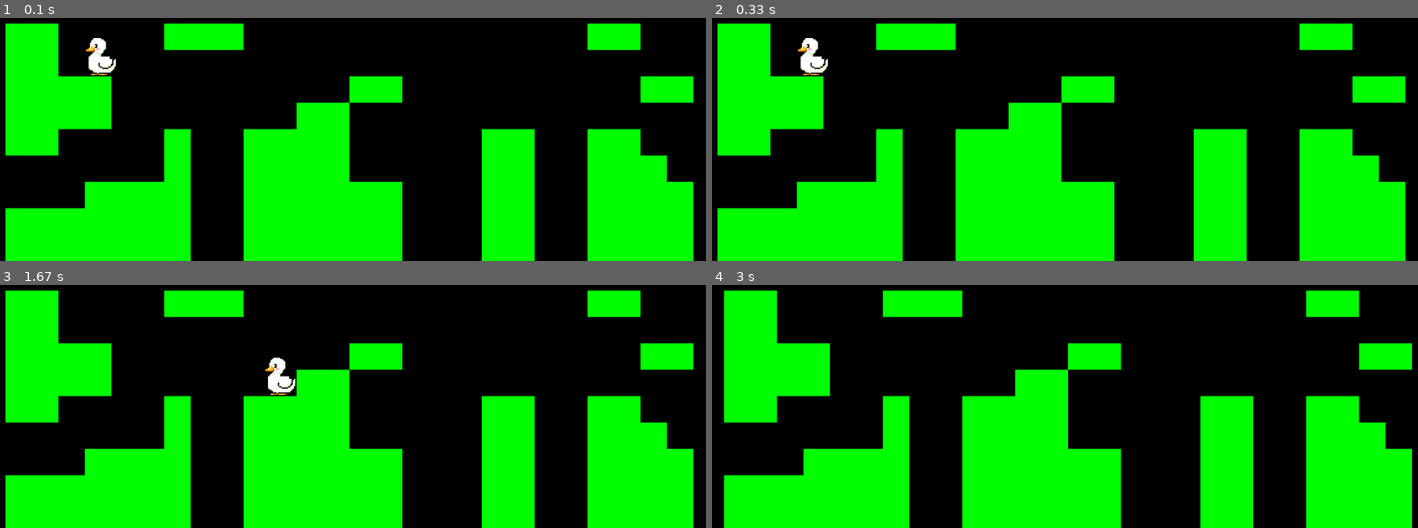
Above: before the commit, frames 1-4 (two rows, left to right).
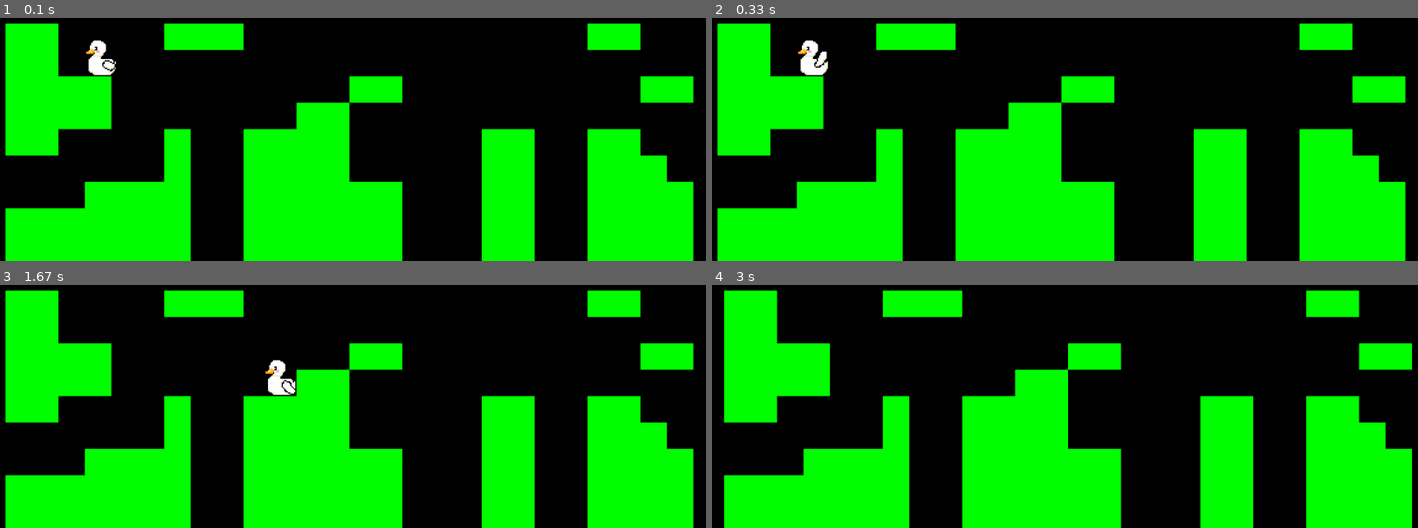
Above: after the commit, the same moments.

Repository: pinterroniaron/Pygame_minta
Game: pygame game, started from main.py
Two runs of this game, one before a commit and one after it. Both use one fixed random seed, a clock stepped at 60 frames per second and the inputs below.
Inputs:
- Up to frame 1 (0.1 s): no input
- Up to frame 2 (0.33 s): no input
- Up to frame 3 (1.67 s): hold Right 0.33-0.8 s; hold Up 0.83-1.13 s; hold Right 1.17-1.63 s
- Up to frame 4 (3 s): hold Left 1.67-2.2 s; hold Left 2.23-2.63 s

The runs differ from the first frame. In frame 1, 0.3% of the frame differs, in the area x 12-17%, y 8-24%; in frame 2, 0.3%; in frame 3, 0.3%; in frame 4, nothing differs.

Commit message:
folytatás

Diff:
--- a/player.py
+++ b/player.py
@@ -8,7 +8,7 @@
         super().__init__()
         self.import_character_assets()
         self.frame_index = 0
-        self.animation_speed = 0.04
+        self.animation_speed = 0.35
         self.image = self.animations["idle"][self.frame_index]
         self.rect = self.image.get_rect(topleft=pos)
 
@@ -31,7 +31,7 @@
             self.animations[animation] = import_folder(full_path)
 
     def animate(self):
-        animation = self.animations["idle"]
+        animation = self.animations["jump"]
 
         self.frame_index += self.animation_speed
         if self.frame_index >= len(animation):
Binary file added: graphics/character/jump/flying_duck_5.png
Binary file added: graphics/character/jump/flying_duck_6.png
Binary file added: graphics/map/blocks/dirt.png
